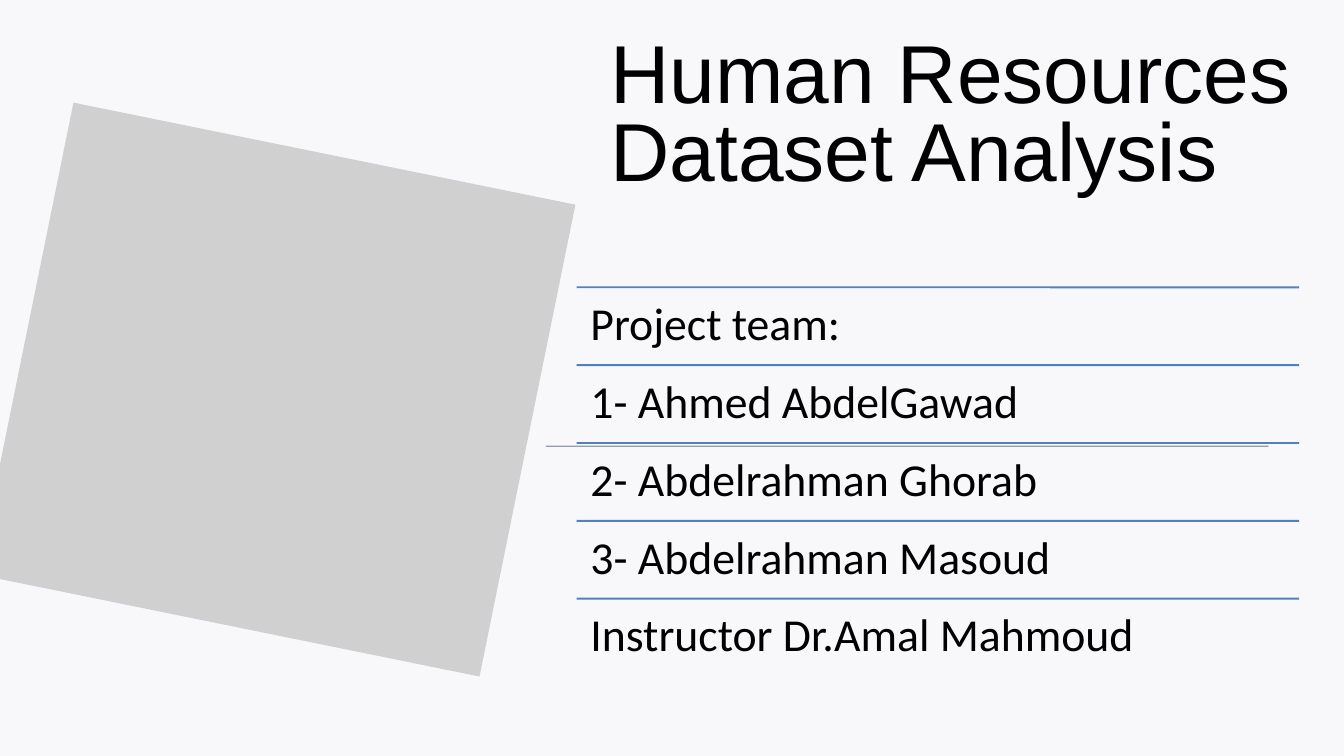
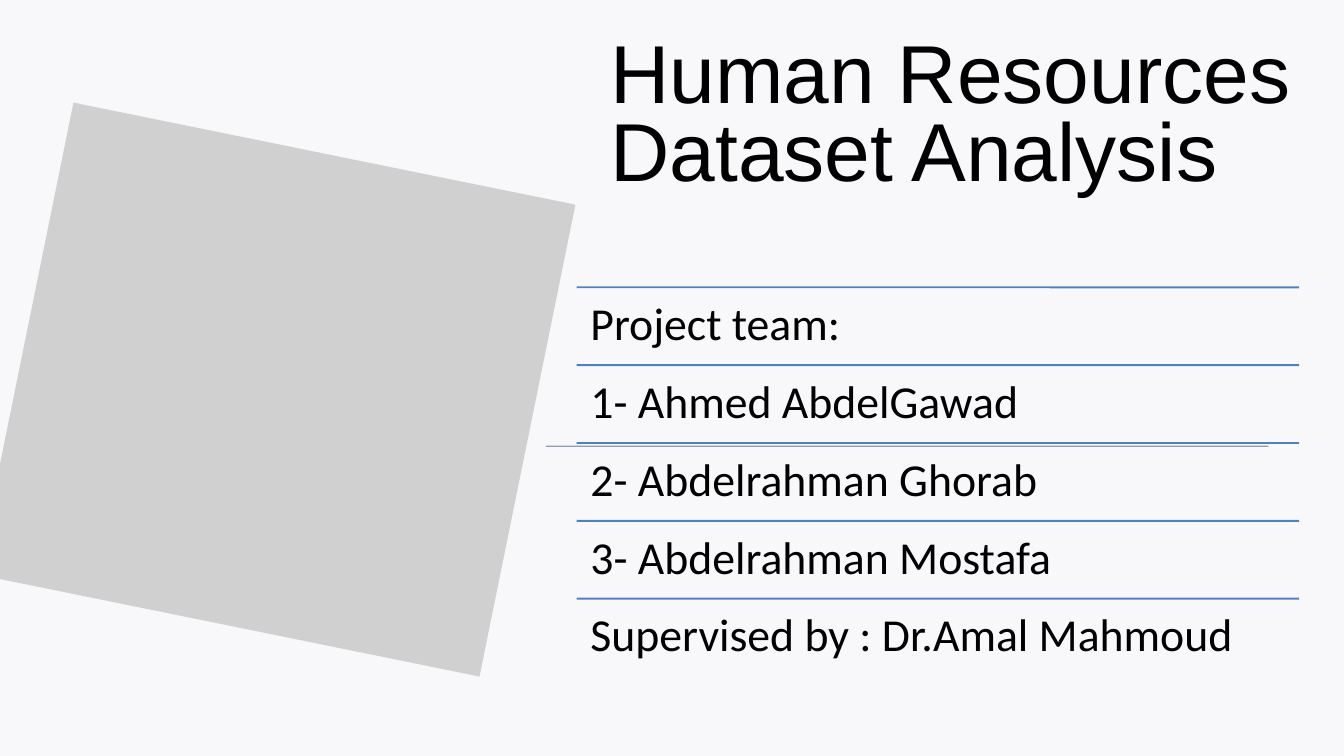
Before and after one commit to AHM123ED2/YAT401A_CAI2_DAT2_G7DEPI2_GROUP3HR, a slide deck: slide 1 of Human Resources Data analyiss final.pptx. Drawn at 1344x756 pixels with LibreOffice and Linux fonts; fonts in the diff are those of the drawing; grey boxes stand for pictures. Boxes give left, top, right and bottom in pixels: in the first picture for what was removed or moved away, otherwise in the second. Text is boxed around its words. In the diff, an @@ line names an element or a change of style, - is before the commit and + after.

```diff
--- a/Human Resources Data analyiss final.pptx
+++ b/Human Resources Data analyiss final.pptx
@@ text at (x1=590, y1=542, x2=1051, y2=575): text changed @@
-3- Abdelrahman Masoud
+3- Abdelrahman Mostafa
@@ text at (x1=590, y1=619, x2=1233, y2=659): text changed @@
-Instructor Dr.Amal Mahmoud
+Supervised by : Dr.Amal Mahmoud
```
Also in this commit, not shown: 2 other slides changed, 2 slides removed, 1 other file.
